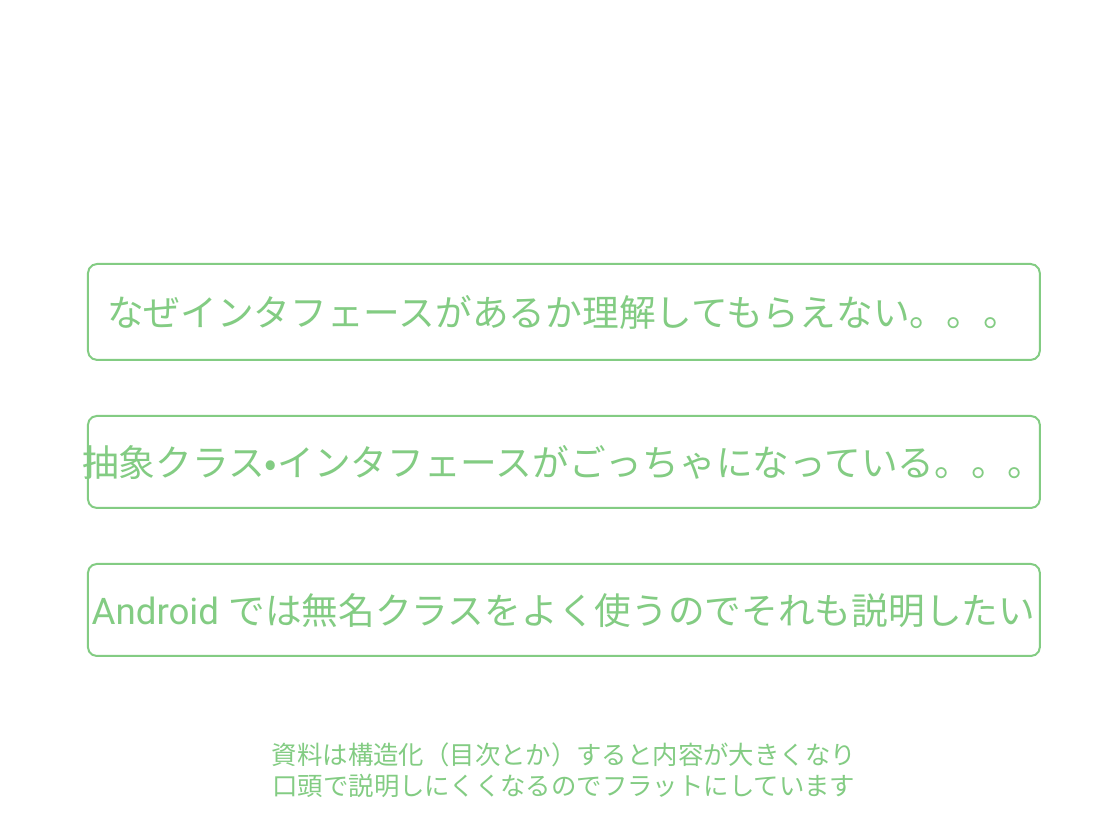
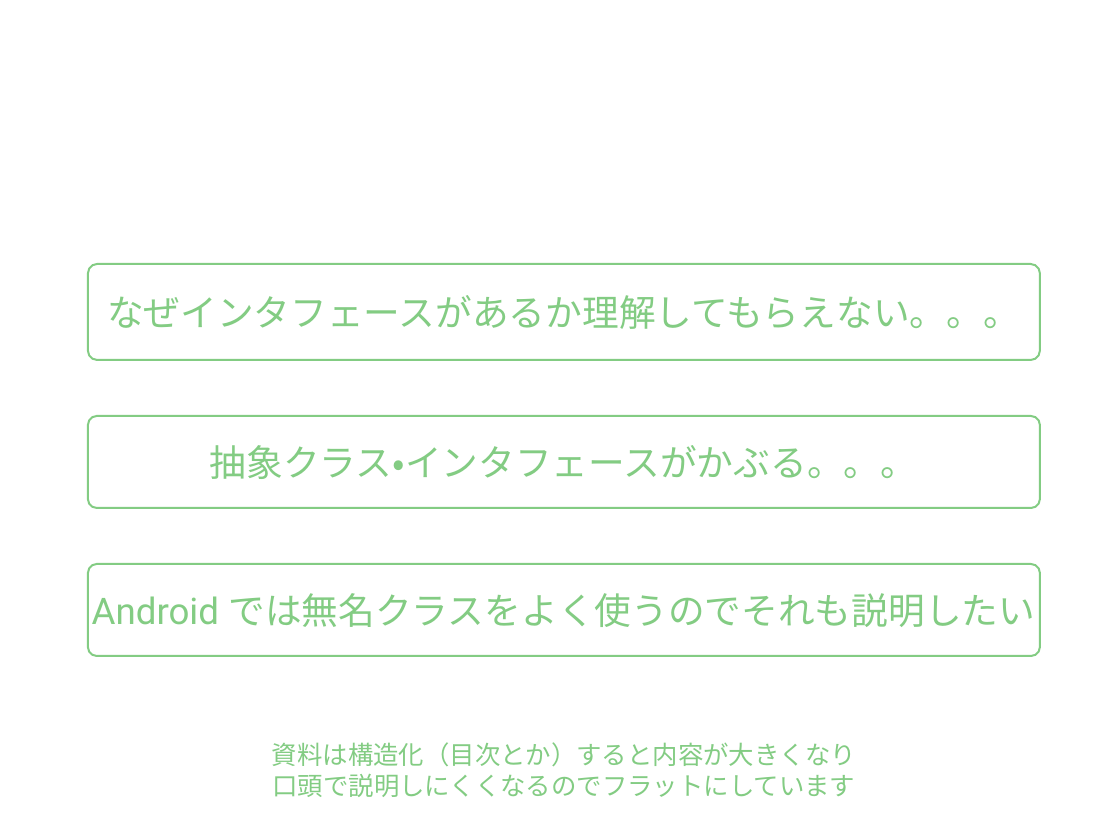
Before and after one commit to gramin-programming/kids-programming-resource, a slide deck: slide 4 of Java の抽象クラス・インタフェース・無名クラスを理解しよう.odp. Drawn at 1120x840 pixels with LibreOffice and Linux fonts; fonts in the diff are those of the drawing; background and template pictures are left out. Boxes give left, top, right and bottom in pixels: in the first picture for what was removed or moved away, otherwise in the second. Text is boxed around its words. In the diff, an @@ line names an element or a change of style, - is before the commit and + after.

```diff
--- a/Java の抽象クラス・インタフェース・無名クラスを理解しよう.odp
+++ b/Java の抽象クラス・インタフェース・無名クラスを理解しよう.odp
@@ text in rounded rectangle at (210,445,917,479): text changed @@
-抽象クラス・インタフェースがごっちゃになっている。。。
+抽象クラス・インタフェースがかぶる。。。
```
Also in this commit, not shown: 30 other slides changed, 1 slide added, 1 other file.
